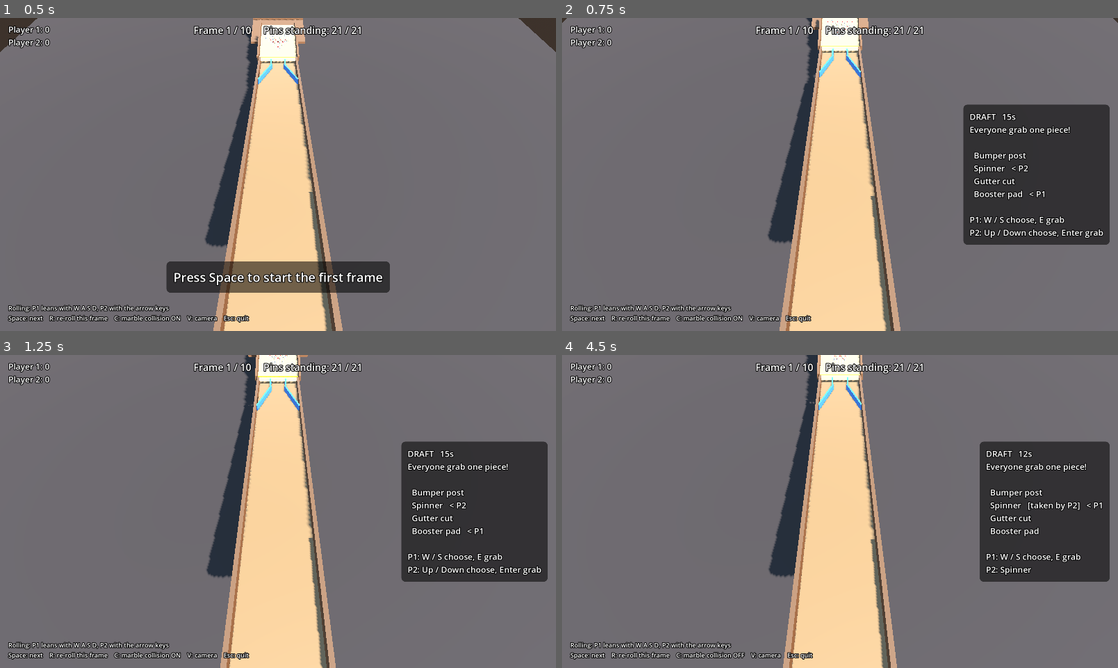
Above: before the commit, frames 1-4 (two rows, left to right).
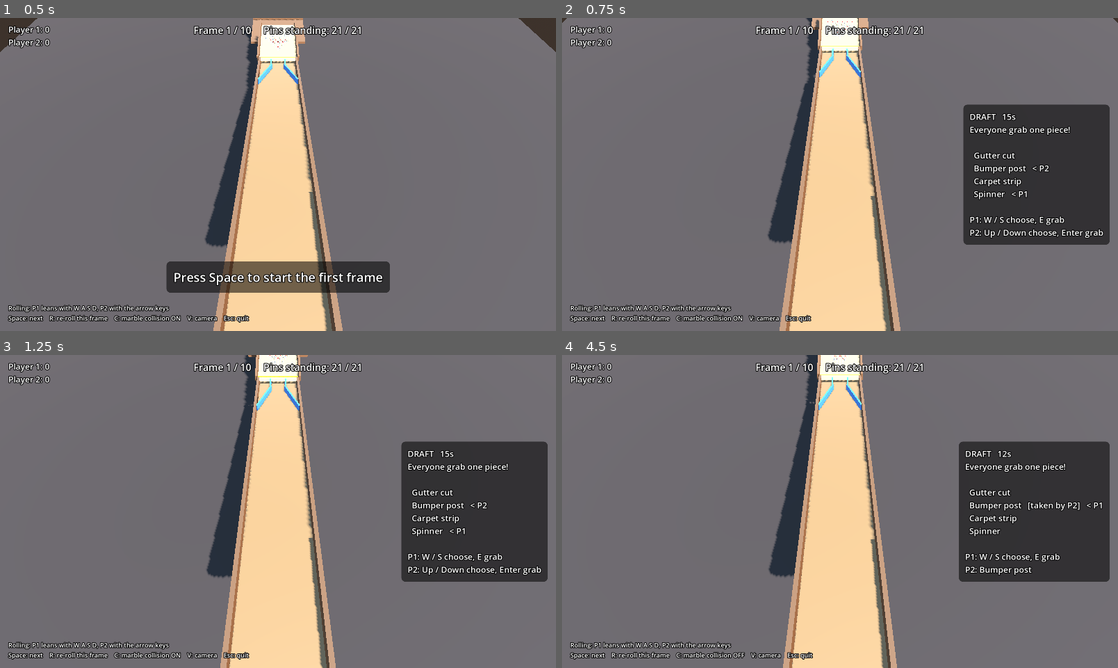
Above: after the commit, the same moments.

Repository: 2kyle/MARBLES
Game: Godot game, scene res://scenes/main.tscn
Two runs of this game, one before a commit and one after it. Both use one fixed random seed, a clock stepped at 60 frames per second and the inputs below.
Inputs:
- Up to frame 1 (0.5 s): no input
- Up to frame 2 (0.75 s): tap Space (roll) at 0.5 s; hold W from 0.53 s (still down); hold Space (roll) from 0.53 s (still down)
- Up to frame 3 (1.25 s): keep holding W; keep holding Space (roll)
- Up to frame 4 (4.5 s): release Space (roll) at 1.28 s; tap Enter (p2_confirm) at 1.35, 3.5 s; tap Space (roll) at 1.55, 2.85, 3.8 s; tap R (restart_frame) at 2, 4.25 s; release W at 2.03 s; hold Space (roll) 2.03-2.78 s; hold A (p1_left) 2.03-3.53 s; tap Shift (p2_rotate) at 2.1 s; hold S 3.53-4.28 s; hold V (toggle_camera) 3.53-4.28 s; hold D from 4.28 s (still down); tap C (toggle_collision) at 4.35 s

Frame 1 is identical in both runs. In frame 2, 0.6% of the frame differs, in the area x 74-88%, y 42-59%; in frame 3, 0.6%; in frame 4, 3.1%, in the area x 71-95%, y 27-73%.

Commit message:
Free placement anywhere on the lane, and the bomb item
Build cursors now glide smoothly (hold to move, Q / Right Shift to turn
in 15-degree steps) instead of snapping to grid squares. A ring in the
player's colour shows each piece's footprint and turns red where it
would sit on another piece. The bomb is a draftable one-shot item that
removes every placed piece inside its blast circle.

Co-Authored-By: Claude Opus 5.5 <noreply@anthropic.com>
Claude-Session: https://claude.ai/code/session_014TBodYBui2AU4FMudFP2wh

Diff:
--- /dev/null
+++ b/scenes/pieces/bomb.tscn
@@ -0,0 +1,54 @@
+[gd_scene load_steps=8 format=3]
+
+[sub_resource type="StandardMaterial3D" id="Mat_bomb"]
+albedo_color = Color(0.12, 0.12, 0.14, 1)
+metallic = 0.4
+roughness = 0.35
+
+[sub_resource type="SphereMesh" id="Mesh_bomb"]
+material = SubResource("Mat_bomb")
+radius = 0.4
+height = 0.8
+
+[sub_resource type="CylinderMesh" id="Mesh_cap"]
+material = SubResource("Mat_bomb")
+top_radius = 0.1
+bottom_radius = 0.12
+height = 0.12
+
+[sub_resource type="StandardMaterial3D" id="Mat_fuse"]
+albedo_color = Color(0.75, 0.6, 0.4, 1)
+
+[sub_resource type="CylinderMesh" id="Mesh_fuse"]
+material = SubResource("Mat_fuse")
+top_radius = 0.025
+bottom_radius = 0.025
+height = 0.25
+
+[sub_resource type="StandardMaterial3D" id="Mat_spark"]
+shading_mode = 0
+albedo_color = Color(1, 0.75, 0.2, 1)
+
+[sub_resource type="SphereMesh" id="Mesh_spark"]
+material = SubResource("Mat_spark")
+radius = 0.06
+height = 0.12
+
+[node name="Bomb" type="Node3D"]
+
+[node name="Body" type="MeshInstance3D" parent="."]
+position = Vector3(0, 0.4, 0)
+mesh = SubResource("Mesh_bomb")
+
+[node name="Cap" type="MeshInstance3D" parent="."]
+position = Vector3(0, 0.82, 0)
+mesh = SubResource("Mesh_cap")
+
+[node name="Fuse" type="MeshInstance3D" parent="."]
+position = Vector3(0.05, 0.98, 0)
+rotation = Vector3(0, 0, -0.4)
+mesh = SubResource("Mesh_fuse")
+
+[node name="Spark" type="MeshInstance3D" parent="."]
+position = Vector3(0.1, 1.1, 0)
+mesh = SubResource("Mesh_spark")
--- a/scripts/course_builder.gd
+++ b/scripts/course_builder.gd
@@ -1,98 +1,110 @@
 class_name CourseBuilder
 extends Node3D
-## The build grid on the sloped lane, and every piece players have placed.
+## The build area on the sloped lane, and every piece players have placed.
 ## Attach to a node under the lane's Slope so positions follow the slope.
 ##
-## Cells are Vector2i(column, row). Column 0 is the left edge of the lane,
-## row 0 is just below the start gate and rows count down toward the pins.
+## Positions are Vector2(x, z) in lane space: x runs across the lane
+## (0 = centre), z runs down it (0 = top of the lane, more negative = closer
+## to the pins). Angles are degrees.
 
-## Number of columns across the lane.
-@export var columns := 5
-## Number of rows down the lane.
-@export var rows := 16
-## Width of a cell (across the lane), metres.
-@export var cell_width := 1.0
-## Length of a cell (down the lane), metres.
-@export var cell_length := 1.5
-## Distance from the top of the lane to the first row, metres.
-@export var first_row_z := 4.5
+## How far from the centre line a piece's centre may go.
+@export var half_width := 2.2
+## The build area runs from this z (near the start gate)...
+@export var top_z := -3.5
+## ...to this z (just above the funnel).
+@export var bottom_z := -27.5
+## How much two pieces' footprints may overlap (0 = not at all, 1 = fully).
+@export_range(0.0, 1.0) var overlap_allowed := 0.35
 
-## One entry per placed piece: {id, cell, rot, by, node}.
+## One entry per placed piece: {id, pos, angle, by, node}.
 var placed: Array = []
 
-var _grid: Node3D = null
+var _zone: MeshInstance3D = null
 
 
-func cell_to_local(cell: Vector2i) -> Vector3:
-	var x := (cell.x - (columns - 1) / 2.0) * cell_width
-	var z := -first_row_z - cell.y * cell_length
-	return Vector3(x, 0.0, z)
+func to_local3(pos: Vector2) -> Vector3:
+	return Vector3(pos.x, 0.0, pos.y)
 
 
-func clamp_cell(cell: Vector2i) -> Vector2i:
-	return Vector2i(clampi(cell.x, 0, columns - 1), clampi(cell.y, 0, rows - 1))
+func clamp_pos(pos: Vector2) -> Vector2:
+	return Vector2(clampf(pos.x, -half_width, half_width), clampf(pos.y, bottom_z, top_z))
 
 
-func is_free(cell: Vector2i) -> bool:
+## True if a piece `id` could go at `pos` without sitting on another piece.
+func can_place(id: String, pos: Vector2) -> bool:
+	if PieceCatalog.is_bomb(id):
+		return true
+	var r: float = PieceCatalog.info(id).radius
 	for p in placed:
-		if p.cell == cell:
+		var min_gap: float = (r + PieceCatalog.info(p.id).radius) * (1.0 - overlap_allowed)
+		if pos.distance_to(p.pos) < min_gap:
 			return false
 	return true
 
 
-## Nearest free cell to `cell`, or Vector2i(-1, -1) if the grid is full.
-func nearest_free(cell: Vector2i) -> Vector2i:
-	var best := Vector2i(-1, -1)
-	var best_d := INF
-	for r in rows:
-		for c in columns:
-			var here := Vector2i(c, r)
-			if is_free(here):
-				var d := Vector2(here - cell).length()
-				if d < best_d:
-					best_d = d
-					best = here
-	return best
+## The closest spot to `pos` where `id` fits, searching outward. Returns
+## `pos` itself if it already fits, or null if nothing nearby fits.
+func nearest_free(id: String, pos: Vector2) -> Variant:
+	if can_place(id, pos):
+		return pos
+	for ring in range(1, 16):
+		var dist := ring * 0.5
+		for step in 12:
+			var a := TAU * step / 12.0
+			var p := clamp_pos(pos + Vector2(cos(a), sin(a)) * dist)
+			if can_place(id, p):
+				return p
+	return null
 
 
-func rotation_for(id: String, rot_steps: int) -> float:
-	return deg_to_rad(PieceCatalog.info(id).base_rotation + 90.0 * rot_steps)
-
-
-## Put a piece on the lane. Returns false if the cell is taken.
-func place(id: String, cell: Vector2i, rot_steps: int, by_player: int) -> bool:
-	if not is_free(cell):
+## Put a piece on the lane (or set off a bomb). Returns false if blocked.
+func place(id: String, pos: Vector2, angle: float, by_player: int) -> bool:
+	pos = clamp_pos(pos)
+	if PieceCatalog.is_bomb(id):
+		explode(pos, PieceCatalog.info(id).radius)
+		return true
+	if not can_place(id, pos):
 		return false
 	var node: Node3D = load(PieceCatalog.info(id).scene).instantiate()
-	node.position = cell_to_local(cell)
-	node.rotation.y = rotation_for(id, rot_steps)
+	node.position = to_local3(pos)
+	node.rotation.y = deg_to_rad(PieceCatalog.info(id).base_rotation + angle)
 	if "placed_by" in node:
 		node.placed_by = by_player
 	add_child(node)
-	placed.append({"id": id, "cell": cell, "rot": rot_steps, "by": by_player, "node": node})
+	placed.append({"id": id, "pos": pos, "angle": angle, "by": by_player, "node": node})
 	return true
 
 
-## Show faint tiles for every free cell while players are building.
-func show_grid(visible_now: bool) -> void:
-	if _grid == null:
-		_grid = Node3D.new()
-		add_child(_grid)
+## Remove every placed piece whose centre is within `radius` of `pos`.
+## Returns how many were removed.
+func explode(pos: Vector2, radius: float) -> int:
+	var removed := 0
+	for i in range(placed.size() - 1, -1, -1):
+		var p: Dictionary = placed[i]
+		if p.pos.distance_to(pos) <= radius:
+			p.node.queue_free()
+			placed.remove_at(i)
+			removed += 1
+	_boom_effect(to_local3(pos), radius)
+	return removed
+
+
+## Show the area pieces can go while players are building.
+func show_zone(visible_now: bool) -> void:
+	if _zone == null:
+		_zone = MeshInstance3D.new()
 		var mesh := BoxMesh.new()
-		mesh.size = Vector3(cell_width - 0.08, 0.01, cell_length - 0.08)
+		mesh.size = Vector3(half_width * 2.0 + 0.6, 0.01, top_z - bottom_z + 1.0)
 		var mat := StandardMaterial3D.new()
 		mat.shading_mode = BaseMaterial3D.SHADING_MODE_UNSHADED
 		mat.transparency = BaseMaterial3D.TRANSPARENCY_ALPHA
-		mat.albedo_color = Color(1, 1, 1, 0.18)
+		mat.albedo_color = Color(1, 1, 1, 0.12)
 		mesh.material = mat
-		for r in rows:
-			for c in columns:
-				var tile := MeshInstance3D.new()
-				tile.mesh = mesh
-				tile.position = cell_to_local(Vector2i(c, r)) + Vector3(0, 0.006, 0)
-				tile.cast_shadow = GeometryInstance3D.SHADOW_CASTING_SETTING_OFF
-				_grid.add_child(tile)
-	_grid.visible = visible_now
+		_zone.mesh = mesh
+		_zone.position = Vector3(0, 0.006, (top_z + bottom_z) / 2.0)
+		_zone.cast_shadow = GeometryInstance3D.SHADOW_CASTING_SETTING_OFF
+		add_child(_zone)
+	_zone.visible = visible_now
 
 
 func clear() -> void:
@@ -102,10 +114,26 @@
 
 
 ## A see-through copy of a piece that does nothing, for build cursors.
+## Bombs also show a red disc for their blast radius.
 func make_ghost(id: String) -> Node3D:
 	var ghost: Node3D = load(PieceCatalog.info(id).scene).instantiate()
 	ghost.process_mode = Node.PROCESS_MODE_DISABLED
 	_make_inert(ghost)
+	if PieceCatalog.is_bomb(id):
+		var disc := MeshInstance3D.new()
+		var mesh := CylinderMesh.new()
+		var r: float = PieceCatalog.info(id).radius
+		mesh.top_radius = r
+		mesh.bottom_radius = r
+		mesh.height = 0.02
+		var mat := StandardMaterial3D.new()
+		mat.shading_mode = BaseMaterial3D.SHADING_MODE_UNSHADED
+		mat.transparency = BaseMaterial3D.TRANSPARENCY_ALPHA
+		mat.albedo_color = Color(1, 0.2, 0.1, 0.3)
+		mesh.material = mat
+		disc.mesh = mesh
+		disc.position.y = 0.02
+		ghost.add_child(disc)
 	add_child(ghost)
 	return ghost
 
@@ -117,7 +145,27 @@
 	if node is Area3D:
 		node.monitoring = false
 	if node is GeometryInstance3D:
-		node.transparency = 0.45
+		node.transparency = 0.4
 		node.cast_shadow = GeometryInstance3D.SHADOW_CASTING_SETTING_OFF
 	for child in node.get_children():
 		_make_inert(child)
+
+
+func _boom_effect(at: Vector3, radius: float) -> void:
+	var ball := MeshInstance3D.new()
+	var mesh := SphereMesh.new()
+	mesh.radius = 1.0
+	mesh.height = 2.0
+	var mat := StandardMaterial3D.new()
+	mat.shading_mode = BaseMaterial3D.SHADING_MODE_UNSHADED
+	mat.transparency = BaseMaterial3D.TRANSPARENCY_ALPHA
+	mat.albedo_color = Color(1.0, 0.55, 0.1, 0.9)
+	mesh.material = mat
+	ball.mesh = mesh
+	ball.position = at + Vector3(0, 0.3, 0)
+	ball.scale = Vector3.ONE * 0.2
+	add_child(ball)
+	var tw := ball.create_tween().set_parallel(true)
+	tw.tween_property(ball, "scale", Vector3.ONE * radius, 0.35).set_ease(Tween.EASE_OUT)
+	tw.tween_property(mat, "albedo_color:a", 0.0, 0.5)
+	tw.chain().tween_callback(ball.queue_free)
--- a/scripts/draft_build.gd
+++ b/scripts/draft_build.gd
@@ -21,15 +21,15 @@
 var draft_cursor: Array = []   # per player: crate slot index
 
 ## Build
-var cursor_cell: Array = []    # per player: Vector2i
-var cursor_rot: Array = []     # per player: 0..3 quarter turns
+var cursor_pos: Array = []     # per player: Vector2 lane position
+var cursor_angle: Array = []   # per player: degrees
 var has_placed: Array = []     # per player: bool
 var message: Array = []        # per player: short status text for the HUD
 
 var _ghosts: Array = []
 var _markers: Array = []
 
-const START_COLUMNS := [1, 3, 0, 4]
+const START_X := [-1.2, 1.2, -0.4, 0.4]
 
 
 func setup(p_builder: CourseBuilder, p_count: int, p_colors: Array) -> void:
@@ -90,50 +90,53 @@
 # ---------------------------------------------------------------- Build
 
 func start_build() -> void:
-	cursor_cell = []
-	cursor_rot = _filled(player_count, 0)
+	cursor_pos = []
+	cursor_angle = _filled(player_count, 0.0)
 	has_placed = _filled(player_count, false)
 	message = _filled(player_count, "")
 	_ghosts = []
 	_markers = []
 	for p in player_count:
-		var start := Vector2i(START_COLUMNS[p % START_COLUMNS.size()], builder.rows / 3)
-		cursor_cell.append(start)
+		cursor_pos.append(Vector2(START_X[p % START_X.size()], -12.0))
 		if picks[p] == "":
 			has_placed[p] = true
 			_ghosts.append(null)
 			_markers.append(null)
 			continue
 		_ghosts.append(builder.make_ghost(picks[p]))
-		_markers.append(_make_marker(colors[p]))
-	builder.show_grid(true)
+		_markers.append(_make_marker(colors[p], PieceCatalog.info(picks[p]).radius))
+	builder.show_zone(true)
 	_update_visuals()
 
 
-func request_cursor_move(player: int, delta: Vector2i) -> void:
+## Slide a player's cursor by `delta` metres (lane space: x across,
+## y down the lane, negative toward the pins).
+func request_cursor_move(player: int, delta: Vector2) -> void:
 	if has_placed[player]:
 		return
-	cursor_cell[player] = builder.clamp_cell(cursor_cell[player] + delta)
+	cursor_pos[player] = builder.clamp_pos(cursor_pos[player] + delta)
 	message[player] = ""
 	_update_visuals()
 
 
-func request_rotate(player: int) -> void:
+func request_rotate(player: int, degrees: float) -> void:
 	if has_placed[player]:
 		return
-	cursor_rot[player] = (cursor_rot[player] + 1) % 4
+	cursor_angle[player] = fposmod(cursor_angle[player] + degrees, 360.0)
 	_update_visuals()
 
 
 func request_place(player: int) -> bool:
 	if has_placed[player]:
 		return false
-	if not builder.place(picks[player], cursor_cell[player], cursor_rot[player], player):
-		message[player] = "That spot is taken."
+	var id: String = picks[player]
+	if not builder.place(id, cursor_pos[player], cursor_angle[player], player):
+		message[player] = "Too close to another piece"
 		return false
 	has_placed[player] = true
-	message[player] = "Placed!"
+	message[player] = "Boom!" if PieceCatalog.is_bomb(id) else "Placed!"
 	_free_cursor(player)
+	_update_visuals()  # other cursors may be blocked or freed now
 	return true
 
 
@@ -142,22 +145,26 @@
 
 
 ## Time ran out: place everyone's piece at their cursor, or the nearest
-## free spot.
+## spot where it fits.
 func auto_place_remaining() -> void:
 	for p in player_count:
 		if has_placed[p]:
 			continue
-		var cell := builder.nearest_free(cursor_cell[p])
-		if cell.x < 0:
-			continue
-		cursor_cell[p] = cell
+		var spot = builder.nearest_free(picks[p], cursor_pos[p])
+		if spot == null:
+			continue
+		cursor_pos[p] = spot
 		request_place(p)
 
 
 func end_build() -> void:
 	for p in player_count:
 		_free_cursor(p)
-	builder.show_grid(false)
+	builder.show_zone(false)
+
+
+func cursor_blocked(player: int) -> bool:
+	return not has_placed[player] and not builder.can_place(picks[player], cursor_pos[player])
 
 
 # ---------------------------------------------------------------- Visuals
@@ -166,26 +173,31 @@
 	for p in player_count:
 		if p >= _ghosts.size() or _ghosts[p] == null:
 			continue
-		var pos := builder.cell_to_local(cursor_cell[p])
+		var pos := builder.to_local3(cursor_pos[p])
 		var ghost: Node3D = _ghosts[p]
 		ghost.position = pos + Vector3(0, 0.02, 0)
-		ghost.rotation.y = builder.rotation_for(picks[p], cursor_rot[p])
-		var marker: Node3D = _markers[p]
-		marker.position = pos + Vector3(0, 0.015 + 0.005 * p, 0)
-		var free := builder.is_free(cursor_cell[p])
-		(marker as MeshInstance3D).transparency = 0.35 if free else 0.8
+		ghost.rotation.y = deg_to_rad(PieceCatalog.info(picks[p]).base_rotation + cursor_angle[p])
+		var marker: MeshInstance3D = _markers[p]
+		marker.position = pos + Vector3(0, 0.012 + 0.004 * p, 0)
+		var blocked := cursor_blocked(p)
+		var mat: StandardMaterial3D = marker.mesh.material
+		mat.albedo_color = Color(0.9, 0.1, 0.1) if blocked else colors[p]
 	changed.emit()
 
 
-func _make_marker(color: Color) -> MeshInstance3D:
+## A flat ring in the player's colour showing their cursor and the piece's
+## footprint. It turns red when the piece can't go there.
+func _make_marker(color: Color, radius: float) -> MeshInstance3D:
 	var marker := MeshInstance3D.new()
-	var mesh := BoxMesh.new()
-	mesh.size = Vector3(builder.cell_width - 0.02, 0.02, builder.cell_length - 0.02)
+	var mesh := TorusMesh.new()
+	mesh.inner_radius = maxf(radius - 0.08, 0.1)
+	mesh.outer_radius = radius
 	var mat := StandardMaterial3D.new()
 	mat.shading_mode = BaseMaterial3D.SHADING_MODE_UNSHADED
 	mat.albedo_color = color
 	mesh.material = mat
 	marker.mesh = mesh
+	marker.scale = Vector3(1, 0.15, 1)
 	marker.cast_shadow = GeometryInstance3D.SHADOW_CASTING_SETTING_OFF
 	builder.add_child(marker)
 	return marker
--- a/scripts/main.gd
+++ b/scripts/main.gd
@@ -31,6 +31,10 @@
 @export var draft_time := 15.0
 ## Seconds to place it on the lane.
 @export var build_time := 30.0
+## How fast build cursors glide, metres per second.
+@export var cursor_speed := 7.0
+## Degrees per rotate tap (hold to keep turning).
+@export var rotate_step := 15.0
 ## Extra pieces in the crate beyond one per player.
 @export var crate_extra := 2
 ## Longest a roll can last, in seconds.
@@ -194,8 +198,6 @@
 	for p in player_count:
 		var fwd := Controls.action_name(p, "forward")
 		var back := Controls.action_name(p, "back")
-		var left := Controls.action_name(p, "left")
-		var right := Controls.action_name(p, "right")
 		if state == State.DRAFT:
 			if _pressed_or_repeat(fwd, delta):
 				draft_build.request_draft_move(p, -1)
@@ -204,24 +206,18 @@
 			if Input.is_action_just_pressed(Controls.action_name(p, "confirm")):
 				draft_build.request_pick(p)
 		else:
-			var move := Vector2i.ZERO
-			if _pressed_or_repeat(left, delta):
-				move.x -= 1
-			if _pressed_or_repeat(right, delta):
-				move.x += 1
-			if _pressed_or_repeat(fwd, delta):
-				move.y += 1  # toward the pins
-			if _pressed_or_repeat(back, delta):
-				move.y -= 1  # toward the start
-			if move != Vector2i.ZERO:
-				draft_build.request_cursor_move(p, move)
-			if Input.is_action_just_pressed(Controls.action_name(p, "rotate")):
-				draft_build.request_rotate(p)
+			# Glide the cursor while keys are held (lean keys double as
+			# cursor keys: forward moves toward the pins).
+			var dir := Controls.read_lean(p)
+			if dir != Vector2.ZERO:
+				draft_build.request_cursor_move(p, dir * cursor_speed * delta)
+			if _pressed_or_repeat(Controls.action_name(p, "rotate"), delta, 0.04):
+				draft_build.request_rotate(p, rotate_step)
 			if Input.is_action_just_pressed(Controls.action_name(p, "confirm")):
 				draft_build.request_place(p)
 
 
-func _pressed_or_repeat(action: String, delta: float) -> bool:
+func _pressed_or_repeat(action: String, delta: float, rate := 0.09) -> bool:
 	## True on the first press, then repeatedly while held, so a cursor can
 	## glide down the lane.
 	if Input.is_action_just_pressed(action):
@@ -230,7 +226,7 @@
 	if Input.is_action_pressed(action):
 		_repeat[action] = _repeat.get(action, 0.3) - delta
 		if _repeat[action] <= 0.0:
-			_repeat[action] = 0.09
+			_repeat[action] = rate
 			return true
 	return false
 
--- a/scripts/piece_catalog.gd
+++ b/scripts/piece_catalog.gd
@@ -1,53 +1,64 @@
 class_name PieceCatalog
 extends RefCounted
-## Every piece players can draft. To add a piece: make its scene in
-## scenes/pieces/, then add a line here.
+## Everything players can draft. To add a piece: make its scene in
+## scenes/pieces/, then add an entry here.
 ##
-## base_rotation: degrees the piece is turned before the player rotates it
-## (the angled rail sits at 45 degrees so its two orientations are / and \).
+## kind: "piece" stays on the lane; "bomb" is a one-shot item that blows up
+##     placed pieces near where it lands.
+## radius: rough footprint in metres. Pieces can't be placed with their
+##     centres closer than about their two radii, and the bomb clears
+##     anything within its radius.
+## base_rotation: degrees the piece starts turned before the player rotates
+##     it (the angled rail starts diagonal).
 
 const PIECES := {
 	"bumper_post": {
 		"name": "Bumper post",
-		"about": "Round post that bounces marbles sideways",
+		"about": "Round post that kicks marbles sideways",
 		"scene": "res://scenes/pieces/bumper_post.tscn",
-		"base_rotation": 0.0,
+		"kind": "piece", "radius": 0.45, "base_rotation": 0.0,
 	},
 	"angled_rail": {
 		"name": "Angled rail",
-		"about": "Short wall that turns a marble 45 degrees",
+		"about": "Short wall that turns a marble",
 		"scene": "res://scenes/pieces/angled_rail.tscn",
-		"base_rotation": 45.0,
+		"kind": "piece", "radius": 1.0, "base_rotation": 45.0,
 	},
 	"ramp_jump": {
 		"name": "Ramp jump",
-		"about": "Launches a marble over what's in front of it",
+		"about": "Launches a marble into the air",
 		"scene": "res://scenes/pieces/ramp_jump.tscn",
-		"base_rotation": 0.0,
+		"kind": "piece", "radius": 1.1, "base_rotation": 0.0,
 	},
 	"carpet_strip": {
 		"name": "Carpet strip",
 		"about": "Thick rug that drains speed",
 		"scene": "res://scenes/pieces/carpet_strip.tscn",
-		"base_rotation": 0.0,
+		"kind": "piece", "radius": 0.75, "base_rotation": 0.0,
 	},
 	"booster_pad": {
 		"name": "Booster pad",
 		"about": "Fires a marble the way the arrow points",
 		"scene": "res://scenes/pieces/booster_pad.tscn",
-		"base_rotation": 0.0,
+		"kind": "piece", "radius": 0.7, "base_rotation": 0.0,
 	},
 	"spinner": {
 		"name": "Spinner",
 		"about": "Paddle that never stops turning and swats marbles",
 		"scene": "res://scenes/pieces/spinner.tscn",
-		"base_rotation": 0.0,
+		"kind": "piece", "radius": 1.2, "base_rotation": 0.0,
 	},
 	"gutter_cut": {
 		"name": "Gutter cut",
 		"about": "A hole: fall in and your frame is over",
 		"scene": "res://scenes/pieces/gutter_cut.tscn",
-		"base_rotation": 0.0,
+		"kind": "piece", "radius": 0.6, "base_rotation": 0.0,
+	},
+	"bomb": {
+		"name": "Bomb",
+		"about": "Blows up every piece near where you drop it",
+		"scene": "res://scenes/pieces/bomb.tscn",
+		"kind": "bomb", "radius": 1.6, "base_rotation": 0.0,
 	},
 }
 
@@ -64,7 +75,11 @@
 	return PIECES[id].name if PIECES.has(id) else ""
 
 
-## A crate of `count` random pieces (repeats allowed).
+static func is_bomb(id: String) -> bool:
+	return PIECES.has(id) and PIECES[id].kind == "bomb"
+
+
+## A crate of `count` random picks (repeats allowed).
 static func random_crate(count: int, rng: RandomNumberGenerator) -> Array:
 	var all := ids()
 	var crate := []
--- a/tests/sim_roll.gd
+++ b/tests/sim_roll.gd
@@ -59,7 +59,7 @@
 		print("  points %s  note: %s" % [r.points, r.note])
 		var lane := []
 		for p in game.builder.placed:
-			lane.append("%s@%s by P%d" % [p.id, p.cell, p.by + 1])
+			lane.append("%s@(%.1f, %.1f) by P%d" % [p.id, p.pos.x, p.pos.y, p.by + 1])
 		print("  lane: ", ", ".join(lane) if lane else "(empty)")
 		if _frames_played >= 3:
 			return true
Binary file changed: docs/build.png
